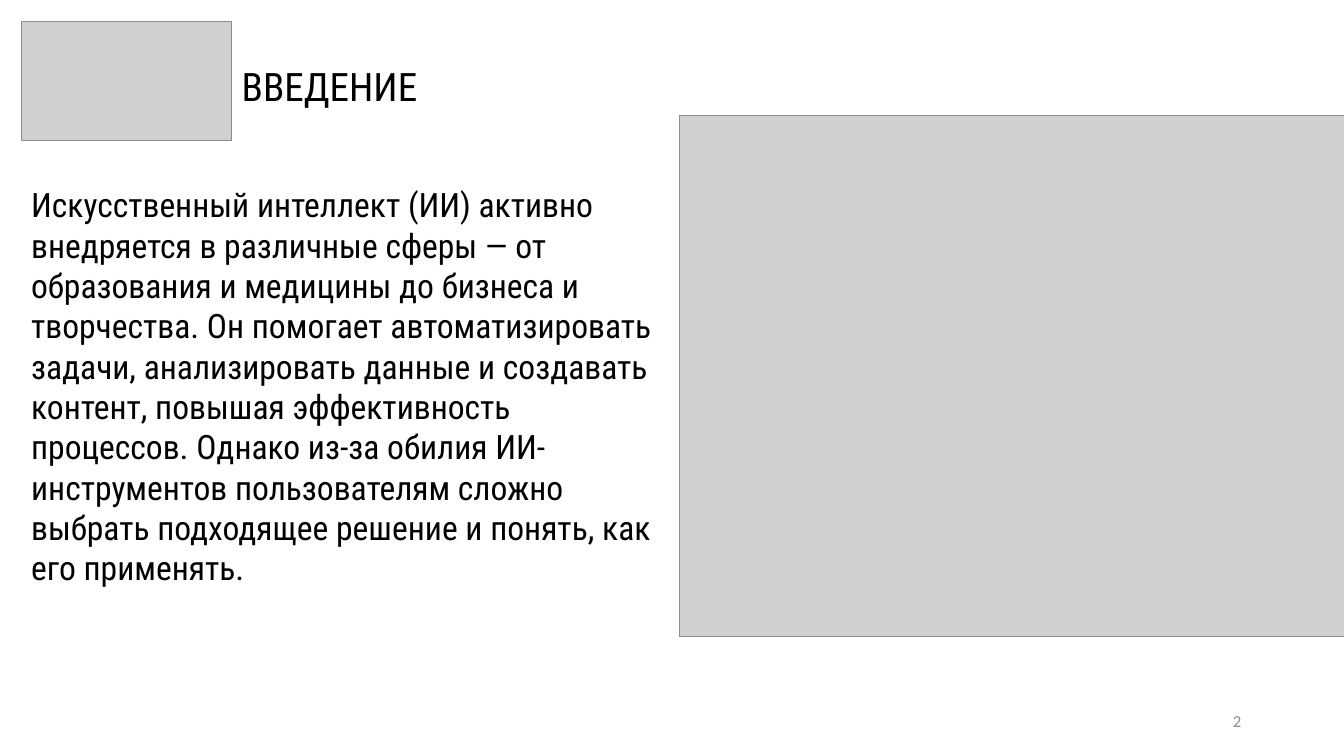
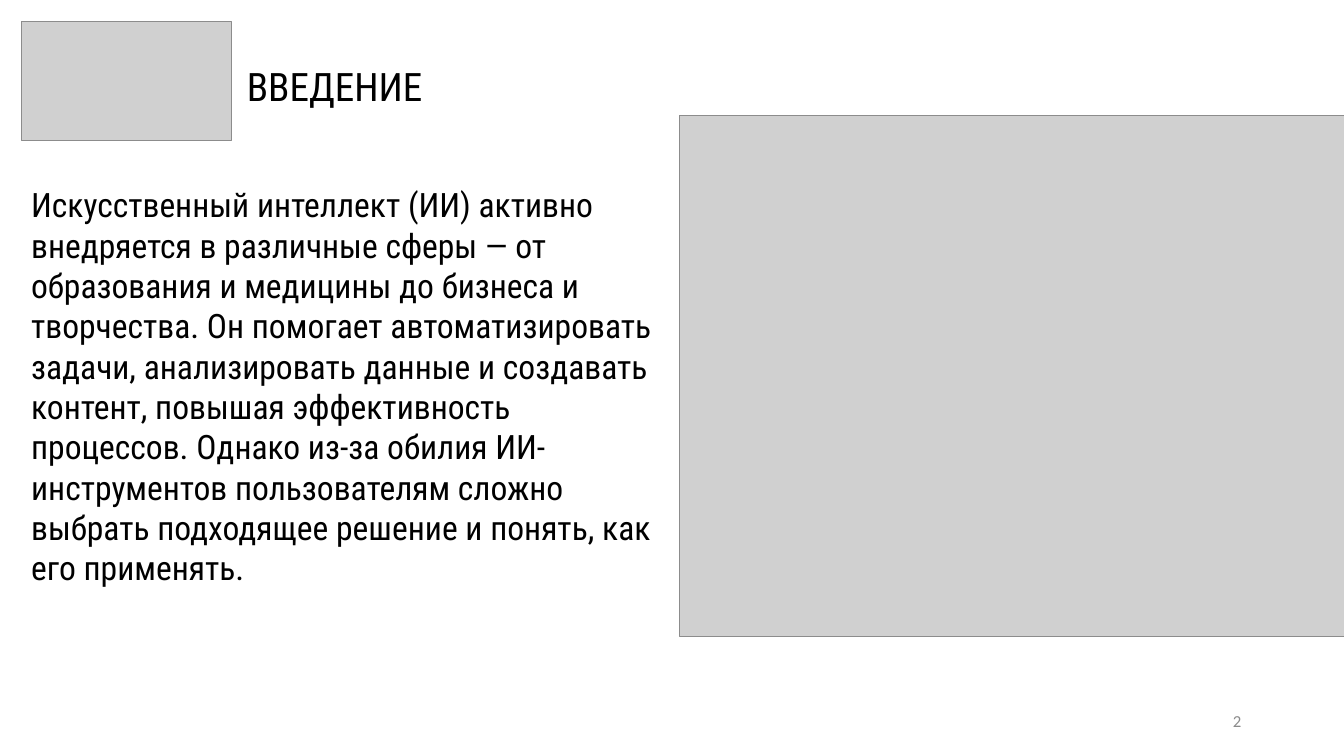
Before and after one commit to VARD0V/library-project.ru, a slide deck: slide 2 of public/assets/documents/диплом/Волков Диплом.pptx. Drawn at 1344x756 pixels with LibreOffice and Linux fonts; fonts in the diff are those of the drawing; grey boxes stand for pictures. Boxes give left, top, right and bottom in pixels: in the first picture for what was removed or moved away, otherwise in the second. Text is boxed around its words. In the diff, an @@ line names an element or a change of style, - is before the commit and + after.

```diff
--- a/public/assets/documents/диплом/Волков Диплом.pptx
+++ b/public/assets/documents/диплом/Волков Диплом.pptx
@@ text "ВВЕДЕНИЕ": place and size @@
-text "ВВЕДЕНИЕ" at box(242, 73, 418, 108)
+text "ВВЕДЕНИЕ" at box(247, 73, 423, 108)
```
Also in this commit, not shown: 2 other slides changed, 2 slides added, 4 other files.
